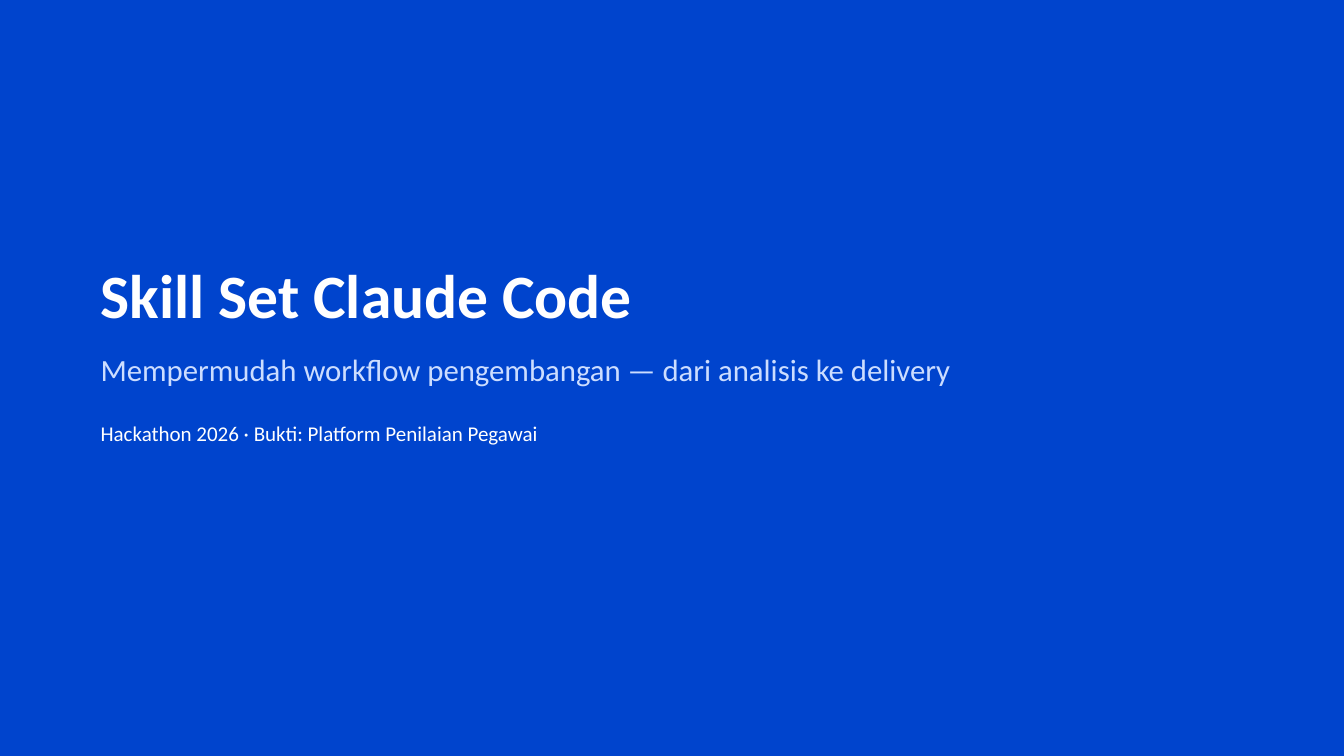
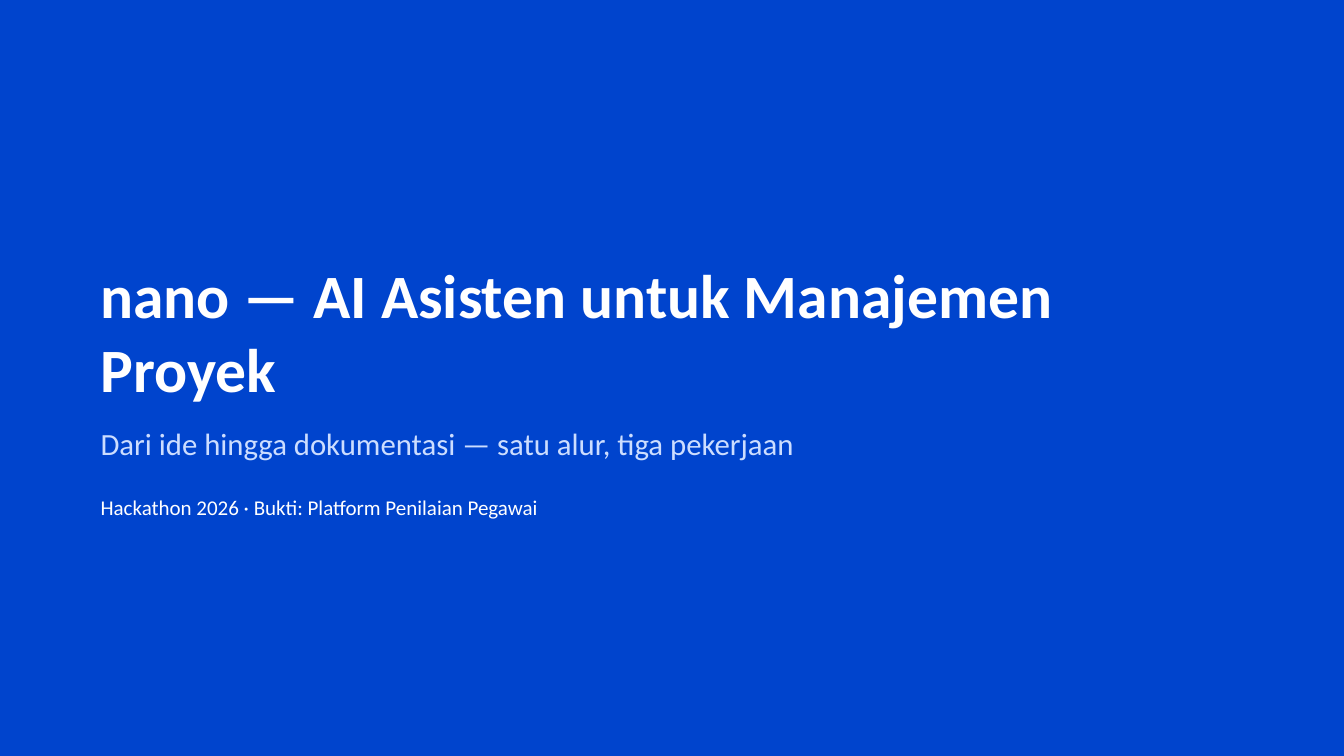
Before and after one commit to dhenta312/hackathon-appraisal, a slide deck: slide 1 of Presentasi-Penilaian-Kinerja.pptx. Drawn at 1344x756 pixels with LibreOffice and Linux fonts; fonts in the diff are those of the drawing. Boxes give left, top, right and bottom in pixels: in the first picture for what was removed or moved away, otherwise in the second. Text is boxed around its words. In the diff, an @@ line names an element or a change of style, - is before the commit and + after.

```diff
--- a/Presentasi-Penilaian-Kinerja.pptx
+++ b/Presentasi-Penilaian-Kinerja.pptx
@@ text at (101,274,1052,461): text changed @@
-Skill Set Claude Code
-Mempermudah workflow pengembangan — dari analisis ke delivery
+nano — AI Asisten untuk Manajemen Proyek
+Dari ide hingga dokumentasi — satu alur, tiga pekerjaan
```
Also in this commit, not shown: 6 other slides changed, 1 slide added, 1 slide removed, 2 other files.
